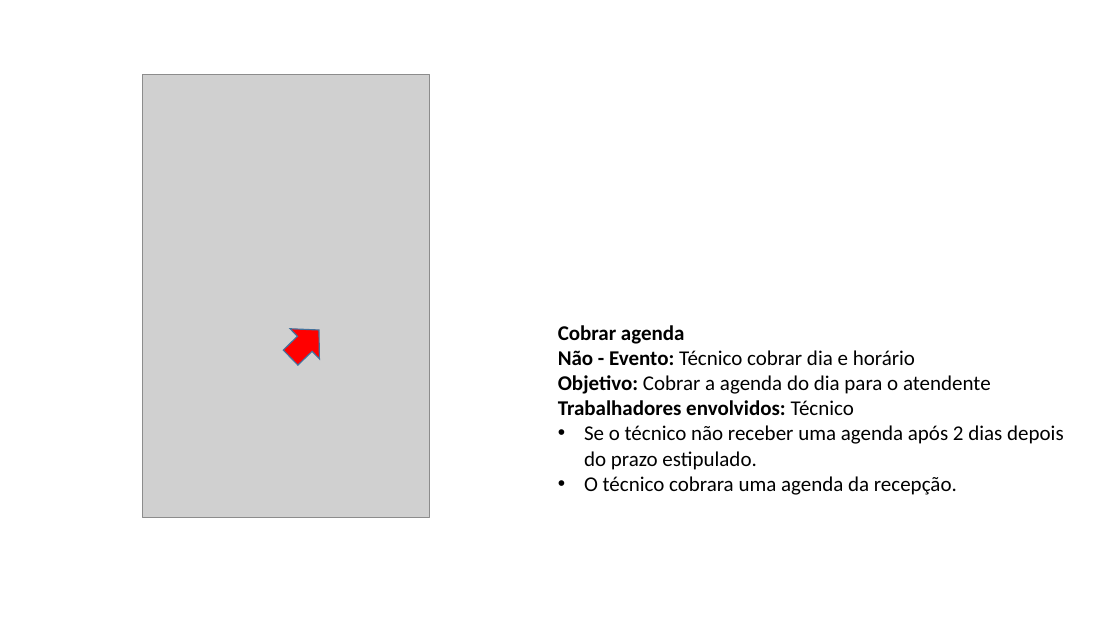
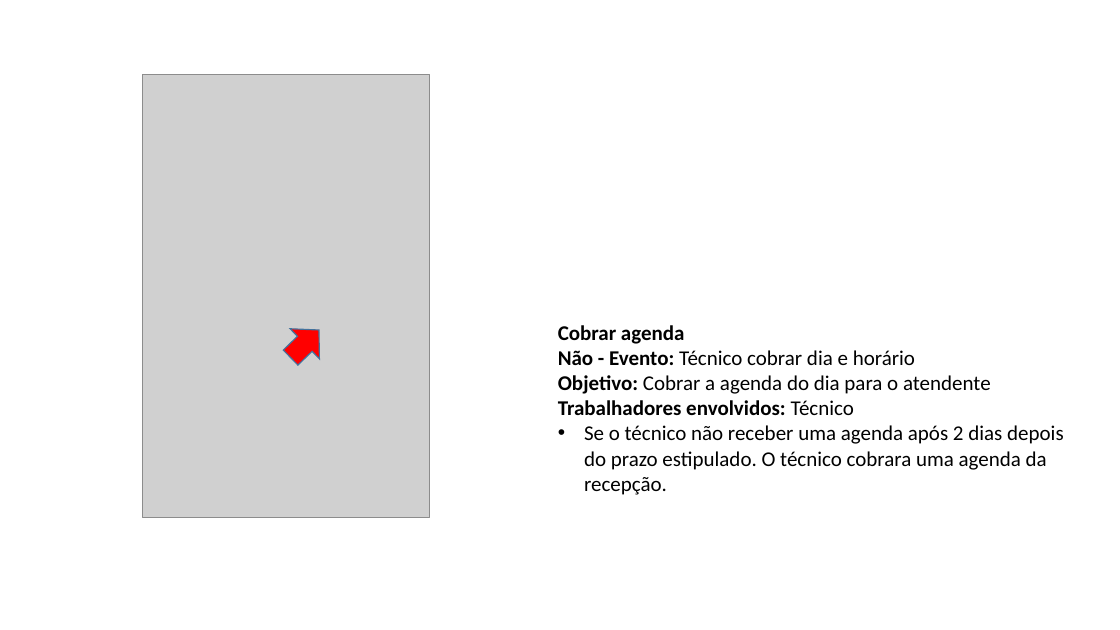
Before and after one commit to Nicolinhas/EngenhariaReversa, a slide deck: slide 20 of 18-Descrição dos Processos de Negócio.pptx. Drawn at 1120x630 pixels with LibreOffice and Linux fonts; fonts in the diff are those of the drawing; grey boxes stand for pictures. Boxes give left, top, right and bottom in pixels: in the first picture for what was removed or moved away, otherwise in the second. Text is boxed around its words. In the diff, an @@ line names an element or a change of style, - is before the commit and + after.

```diff
--- a/18-Descrição dos Processos de Negócio.pptx
+++ b/18-Descrição dos Processos de Negócio.pptx
@@ text at (584,425,1064,495): text changed @@
-• Se o técnico não receber uma agenda após 2 dias depois do prazo estipulado.
-• O técnico cobrara uma agenda da recepção.
+• Se o técnico não receber uma agenda após 2 dias depois do prazo estipulado. O técnico cobrara uma agenda da recepção.
```
Also in this commit, not shown: 4 other slides changed.
